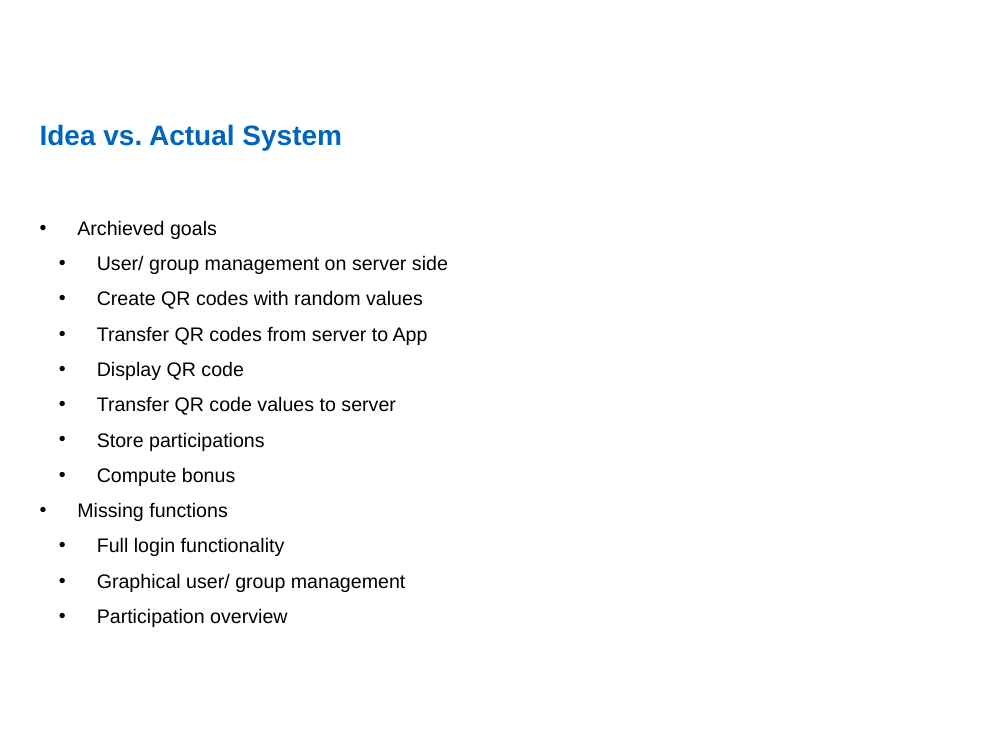
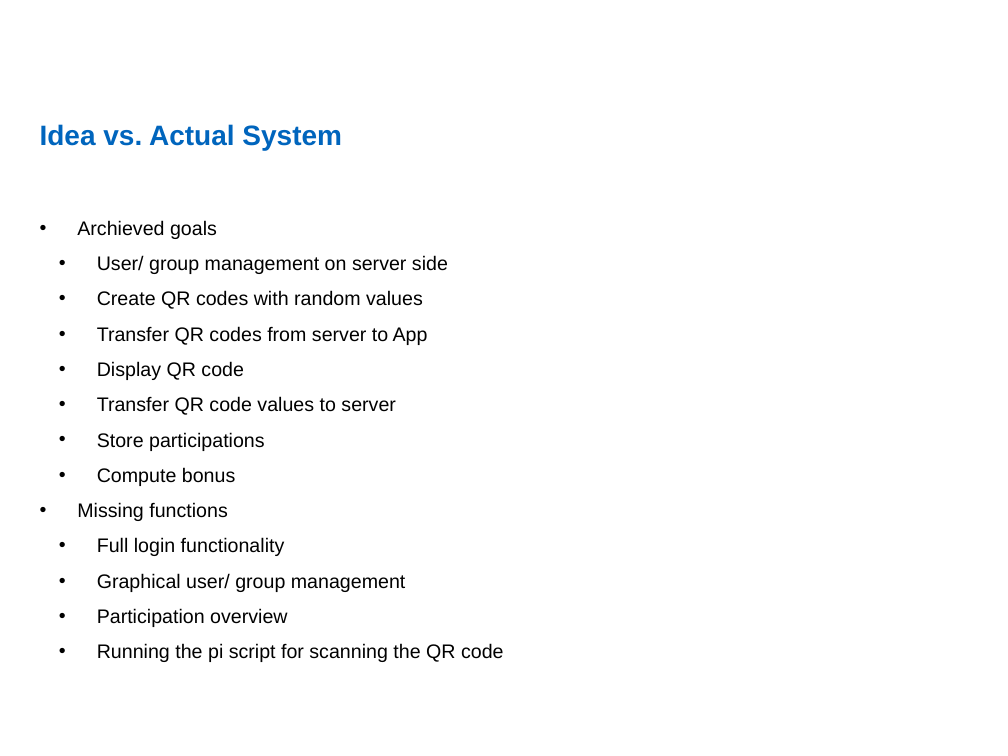
Before and after one commit to AutomatedAttendanceTracking/Documents, a slide deck: slide 7 of AAT Group 66 finalpresentation.pptx. Drawn at 1008x756 pixels with LibreOffice and Linux fonts; fonts in the diff are those of the drawing; background and template pictures are left out. Boxes give left, top, right and bottom in pixels: in the first picture for what was removed or moved away, otherwise in the second. Text is boxed around its words. In the diff, an @@ line names an element or a change of style, - is before the commit and + after.

Commit message:
modified presentation

```diff
--- a/AAT Group 66 finalpresentation.pptx
+++ b/AAT Group 66 finalpresentation.pptx
@@ text at <box>97,643,504,662</box>: paragraph added @@
+  • Running the pi script for scanning the QR code
```
